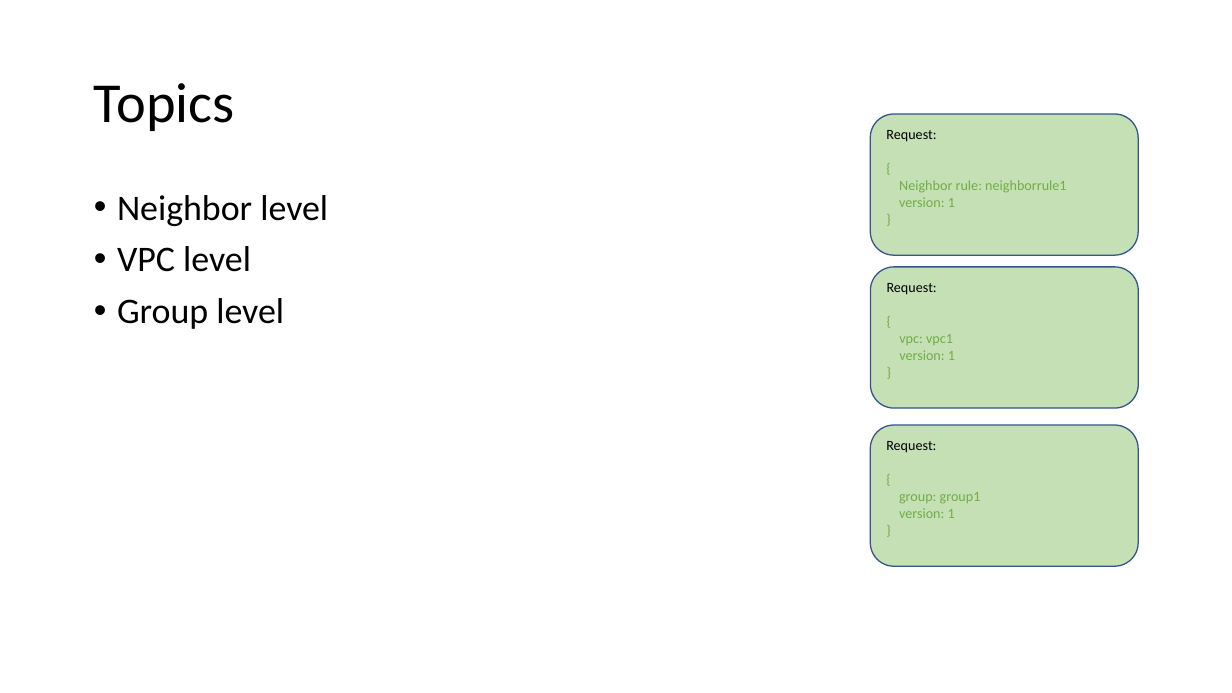
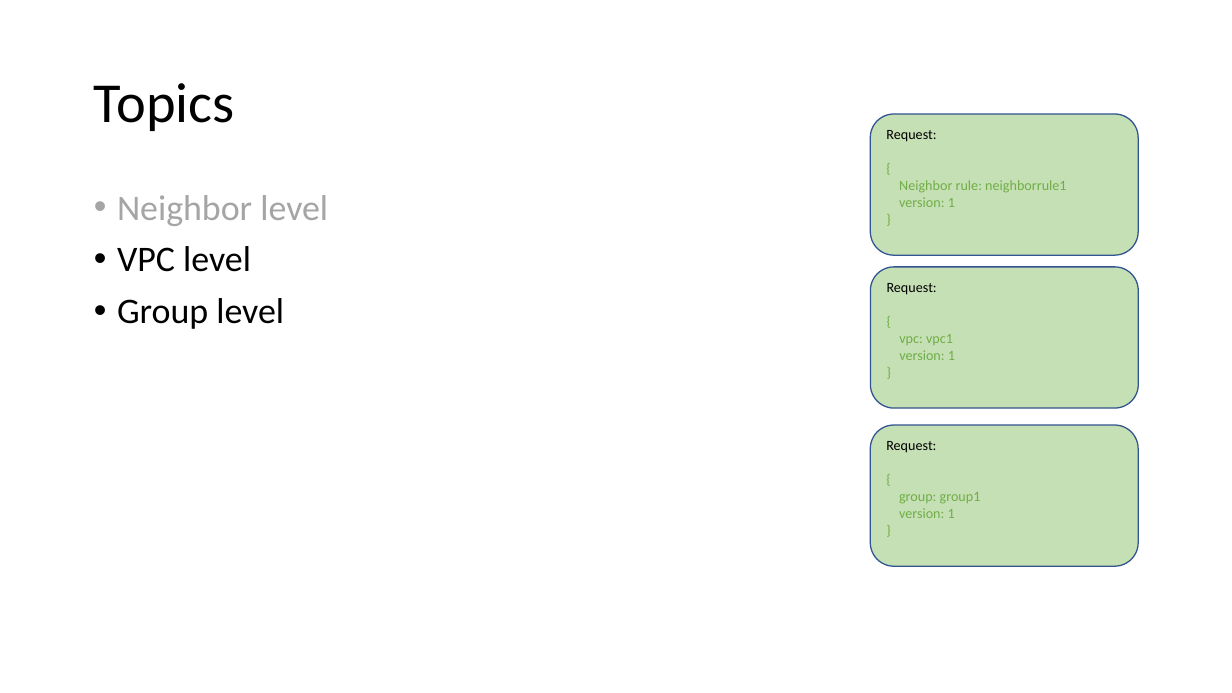
Before and after one commit to futurewei-cloud/arion, a slide deck: slide 5 of docs/design/Arion - State Reconciliation.pptx. Drawn at 1232x693 pixels with LibreOffice and Linux fonts; fonts in the diff are those of the drawing. Boxes give left, top, right and bottom in pixels: in the first picture for what was removed or moved away, otherwise in the second. Text is boxed around its words. In the diff, an @@ line names an element or a change of style, - is before the commit and + after.

Commit message:
Update reconcile design spec with more details (#6)
Update reconcile with more details

```diff
--- a/docs/design/Arion - State Reconciliation.pptx
+++ b/docs/design/Arion - State Reconciliation.pptx
@@ text at bbox=[117, 195, 328, 226]: text colour #000000 to #A5A5A5 in "Neighbor level" @@
```
Also in this commit, not shown: 7 other slides changed.
